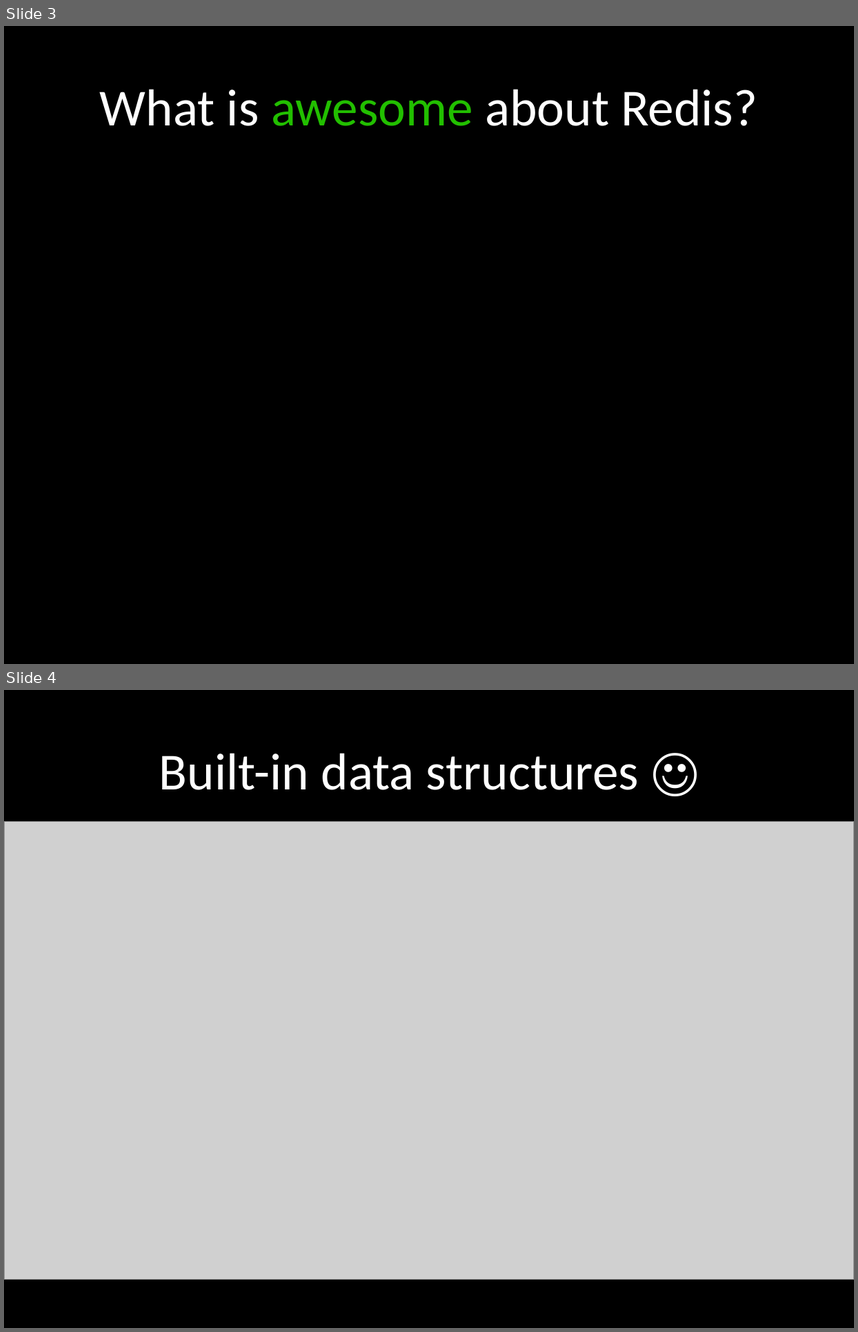
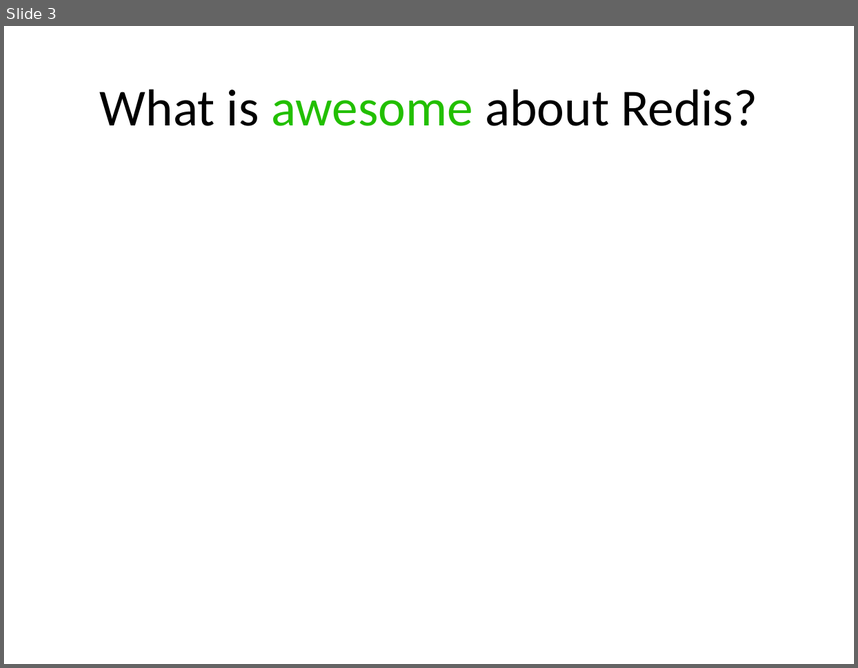
Before and after one commit to redsquirrel/redis-at-groupon, a slide deck: redis-groupon.pptx. Shown one above the other, each under a label of ours: slides 3 and 4 before the commit, slide 3 after it. The pictures are 858x1332 and 858x668 pixels, drawn with LibreOffice and Linux fonts; fonts in the diff are those of the drawing; grey boxes stand for pictures. Boxes give left, top, right and bottom in pixels: in the first picture for what was removed or moved away, otherwise in the second. Text is boxed around its words. In the diff, an @@ line names an element or a change of style, - is before the commit and + after.

```diff
--- a/redis-groupon.pptx
+++ b/redis-groupon.pptx
@@ slide 4 removed at (x1=4, y1=690, x2=854, y2=1328), background #000000 @@
@@ title removed at (x1=159, y1=753, x2=639, y2=790) @@
-Built-in data structures ☺
@@ picture removed at (x1=4, y1=822, x2=854, y2=1279) @@
@@ slide 3 changed as well @@
@@ background #000000 to #FFFFFF @@
@@ title "What is awesome about Redis?" at (x1=100, y1=89, x2=757, y2=126): text colour #FFFFFF to #000000 in "What is about Redis?" @@
```
Also in this commit, not shown: 19 other slides changed, 5 slides added, 3 other slides removed.
